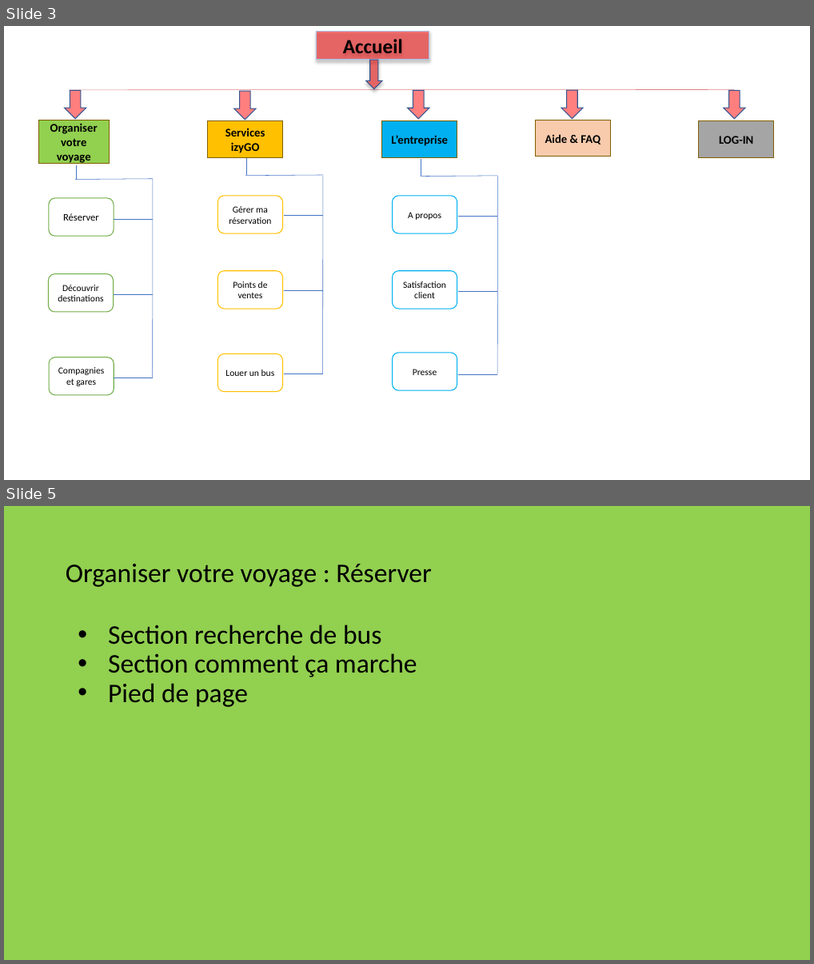
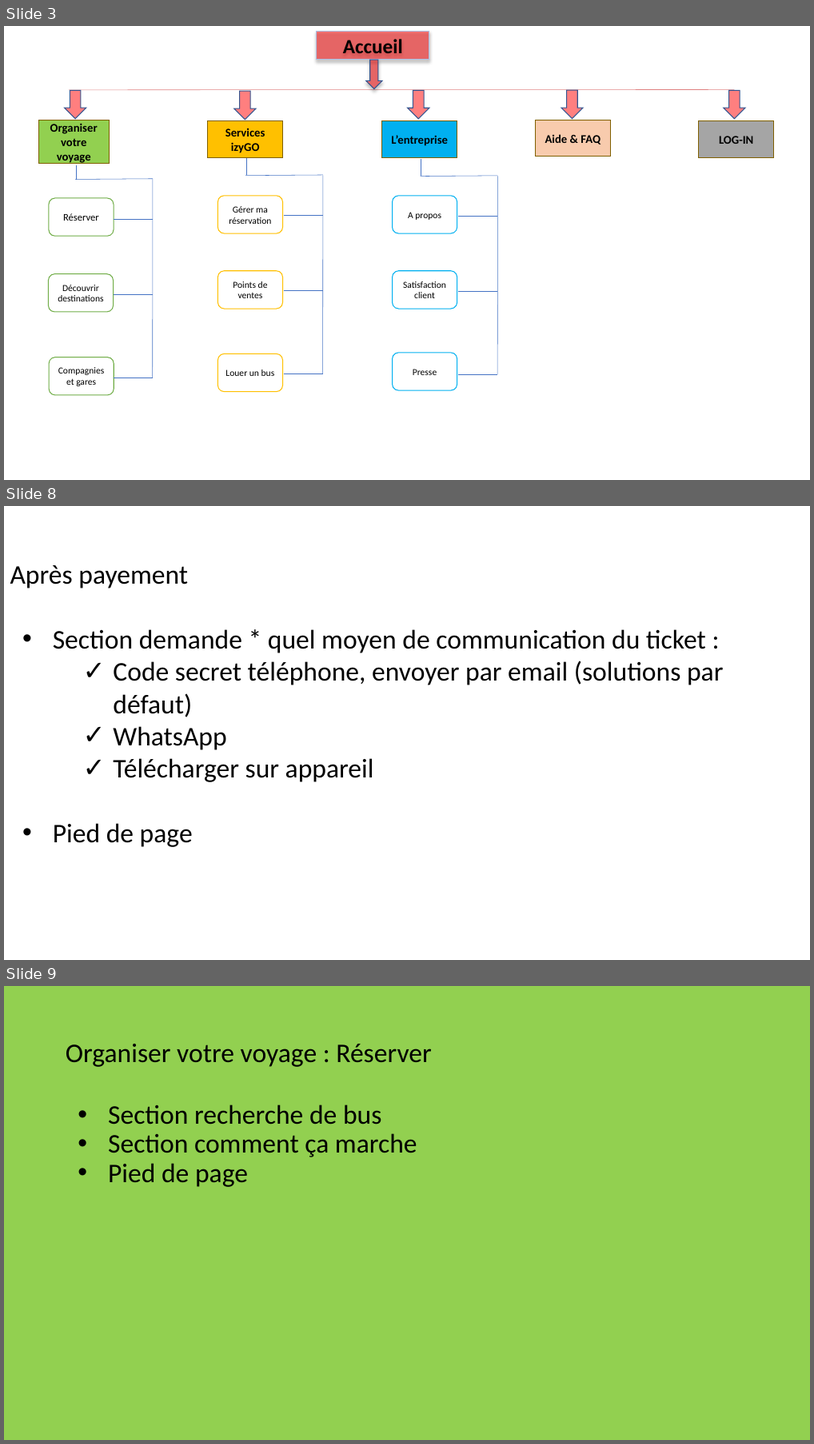
Before and after one commit to Traore-Yao/flash-go-Docs-repo-, a slide deck: maquettes/plan du site.pptx. Shown one above the other, each under a label of ours: slides 3 and 5 before the commit, slides 3, 8 and 9 after it; the slides between them are not shown. The pictures are 814x964 and 814x1444 pixels, drawn with LibreOffice and Linux fonts; fonts in the diff are those of the drawing. Boxes give left, top, right and bottom in pixels: in the first picture for what was removed or moved away, otherwise in the second. Text is boxed around its words. In the diff, an @@ line names an element or a change of style, - is before the commit and + after.

```diff
--- a/maquettes/plan du site.pptx
+++ b/maquettes/plan du site.pptx
@@ slide 8 added at [4, 506, 810, 960], background #FFFFFF at 50% opacity @@
@@ title added at [10, 565, 188, 588], 32 pt, text #000000 @@
+Après payement
@@ text added at [53, 629, 723, 847], 32 pt, text #000000 @@
+• Section demande * quel moyen de communication du ticket :
+    ✓ Code secret téléphone, envoyer par email (solutions par défaut)
+    ✓ WhatsApp
+    ✓ Télécharger sur appareil
+• Pied de page
@@ what was slide 5 is now slide 9 @@
```
Also in this commit, not shown: 4 slides changed, 3 other slides added.
